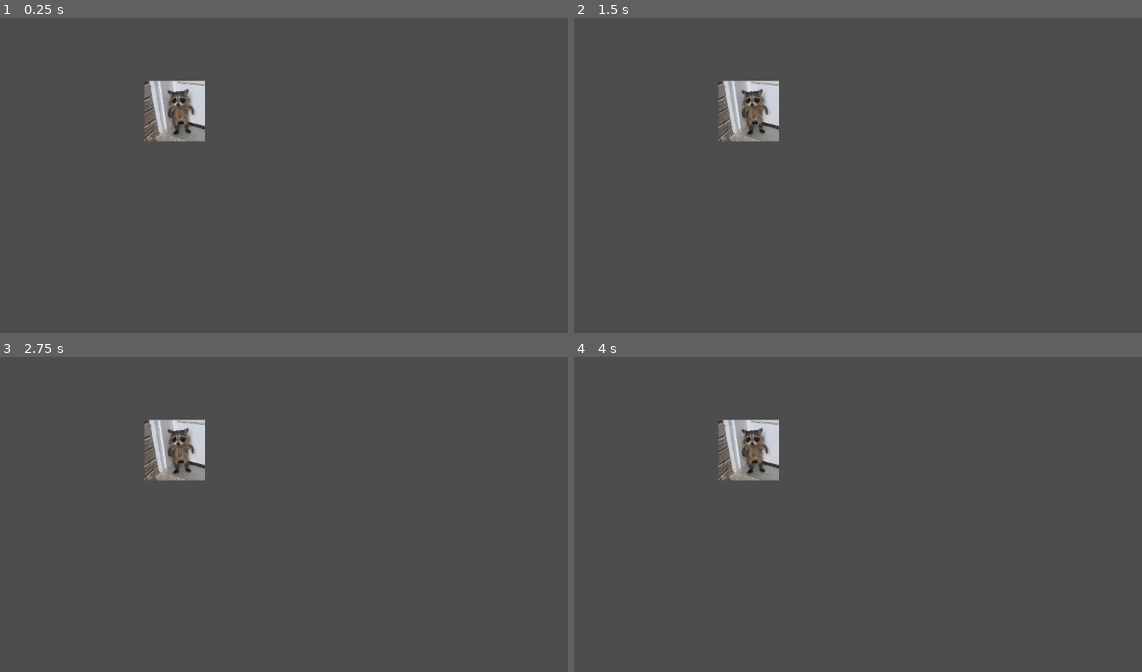
Above: before the commit, frames 1-4 (two rows, left to right).
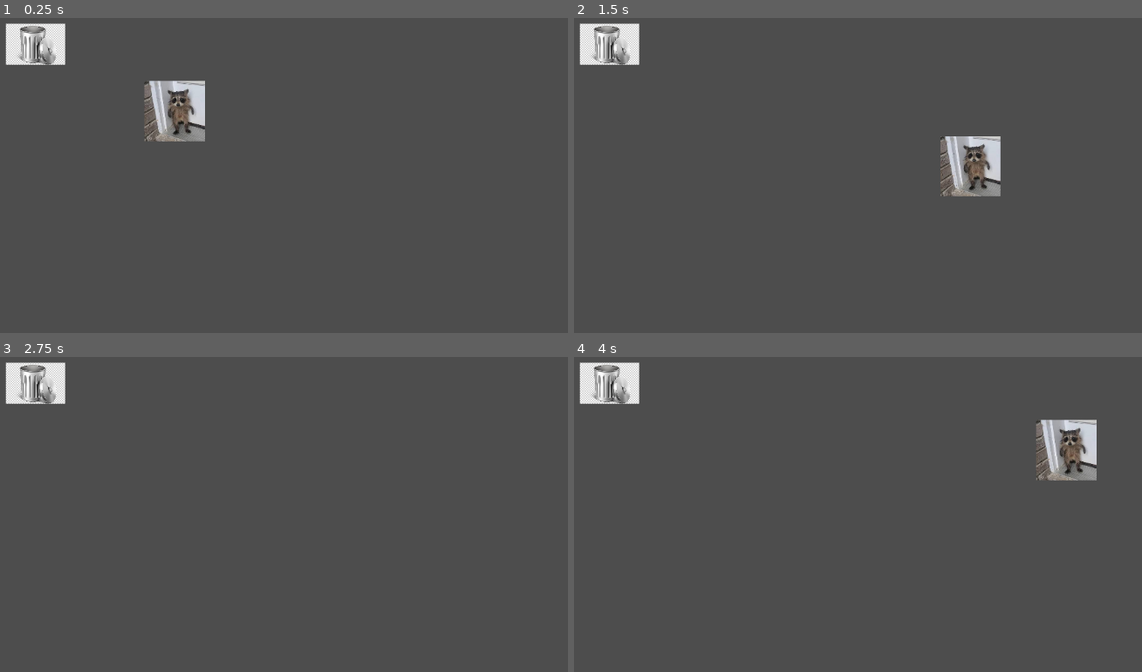
Above: after the commit, the same moments.

Repository: pudgypoultry/brackeysjam2025
Game: Godot game, scene res://Sandboxes/AndrewSandbox/TestSandbox.tscn
Two runs of this game, one before a commit and one after it. Both use one fixed random seed, a clock stepped at 60 frames per second and the inputs below. This scene is started directly instead of the project's main scene.
Inputs:
- Up to frame 1 (0.25 s): no input
- Up to frame 2 (1.5 s): tap Enter at 0.5 s; hold D (MoveRight) 0.53-1.28 s; tap E (Interact) at 0.6, 1.35 s; hold S (MoveDown) from 1.28 s (still down)
- Up to frame 3 (2.75 s): release S (MoveDown) at 2.03 s; hold D (MoveRight) from 2.03 s (still down); tap E (Interact) at 2.1 s
- Up to frame 4 (4 s): release D (MoveRight) at 2.78 s; hold W (MoveUp) 2.78-3.53 s; tap E (Interact) at 2.85, 3.6 s; tap Space at 3.5 s; hold A (MoveLeft) from 3.53 s (still down)

The runs differ from the first frame. In frame 1, 1.4% of the frame differs, in the area x 0-12%, y 1-15%; in frame 2, 4.8%; in frame 3, 3.1%; in frame 4, 4.8%, in the area x 0-93%, y 1-40%.
Error before the commit: Parse Error: Too few arguments for "ApplyInput()" call. Expected at least 3 but received 2. (res://Sandboxes/AndrewSandbox/PlayerStateManager.gd:21)

Commit message:
Searching state + Interactables

Diff:
--- /dev/null
+++ b/Sandboxes/AndrewSandbox/Interactable.gd
@@ -0,0 +1,7 @@
+extends StaticBody2D
+
+class_name Interactable
+
+var responseString = "You are rummaging through a trash can"
+var leaveString = "Ok goodbye"
+var enterString = "Oh hey"
--- a/Sandboxes/AndrewSandbox/PlayerIdle.gd
+++ b/Sandboxes/AndrewSandbox/PlayerIdle.gd
@@ -11,7 +11,6 @@
 
 func Enter(oldState:State) -> void:
 	super(oldState)
-	stateManager.canRotate = true
 
 
 func Exit(newState:State) -> void:
@@ -29,5 +28,7 @@
 
 
 func InterpretInput(axisUD : float, axisLR : float, interacting : bool):
+	if interacting && stateManager.isNearInteractable:
+		Exit(searchingState)
 	if axisUD != 0 or axisLR != 0:
 		Exit(movingState)
--- a/Sandboxes/AndrewSandbox/PlayerMoving.gd
+++ b/Sandboxes/AndrewSandbox/PlayerMoving.gd
@@ -13,7 +13,7 @@
 
 func Enter(old_state:State) -> void:
 	super(old_state)
-	stateManager.canRotate = true
+
 
 
 func Exit(new_state:State) -> void:
@@ -30,6 +30,8 @@
 	super(delta)
 	parentCharacter.position += movementDirection * movementSpeed * delta
 
+
+
 # Called from parent StateManager
 func InterpretInput(axisUD : float, axisLR : float, interacting : bool):
 	#print("Poop")
@@ -37,5 +39,7 @@
 	movementDirection += axisUD * Vector2.UP
 	movementDirection += axisLR * Vector2.RIGHT
 	movementDirection = movementDirection.normalized()
+	if interacting && stateManager.isNearInteractable:
+		Exit(searchingState)
 	if axisUD == 0 and axisLR == 0:
 		Exit(idleState)
--- a/Sandboxes/AndrewSandbox/PlayerSearching.gd
+++ b/Sandboxes/AndrewSandbox/PlayerSearching.gd
@@ -13,7 +13,7 @@
 
 func Enter(old_state:State) -> void:
 	super(old_state)
-	stateManager.canRotate = true
+	print(stateManager.currentInteractable.responseString)
 
 
 func Exit(new_state:State) -> void:
@@ -33,10 +33,7 @@
 
 # Called from parent StateManager
 func InterpretInput(axisUD : float, axisLR : float, interacting : bool):
-	#print("Poop")
-	movementDirection = Vector2.ZERO
-	movementDirection += axisUD * Vector2.UP
-	movementDirection += axisLR * Vector2.RIGHT
-	movementDirection = movementDirection.normalized()
-	if axisUD == 0 and axisLR == 0:
+	if axisUD == 0 and axisLR == 0 && interacting:
 		Exit(idleState)
+	elif interacting:
+		Exit(movingState)
--- a/Sandboxes/AndrewSandbox/PlayerStateManager.gd
+++ b/Sandboxes/AndrewSandbox/PlayerStateManager.gd
@@ -1,12 +1,13 @@
 extends StateManager
+
+@export var interactableChecker : Area2D
 
 var forwardBackward : float = 0.0
 var leftRight : float = 0.0
-var cameraRotationAmountX : float = 0.0
-var mouseSensitivityMultiplier = 0.005
 var tryingToInteract : bool = false
 var parentCharacter : StaticBody2D
-var canRotate : bool = true
+var isNearInteractable : bool = false
+var currentInteractable : Node = null
 
 
 func _ready():
@@ -18,8 +19,9 @@
 
 func _process(delta):
 	HandleInput(delta)
-	ApplyInput(forwardBackward, leftRight)
+	ApplyInput(forwardBackward, leftRight, tryingToInteract)
 	currentState.Update(delta)
+
 
 
 func _physics_process(delta: float) -> void:
@@ -34,4 +36,19 @@
 
 
 func ApplyInput(axisUD : float, axisLR : float, interacting : bool):
-	currentState.InterpretInput(axisUD, axisLR)
+	currentState.InterpretInput(axisUD, axisLR, interacting)
+
+
+
+func InteractableReady(interactable : Node2D):
+	if interactable is Interactable:
+		isNearInteractable = true
+		currentInteractable = interactable
+		print(currentInteractable.enterString)
+
+
+func InteractableUneady(interactable : Node2D):
+	if interactable is Interactable:
+		print(currentInteractable.leaveString)
+		isNearInteractable = false
+		currentInteractable = null
--- a/Sandboxes/AndrewSandbox/RaccoonController.tscn
+++ b/Sandboxes/AndrewSandbox/RaccoonController.tscn
@@ -7,6 +7,9 @@
 [ext_resource type="Script" uid="uid://cq54u7bx5a3rv" path="res://Sandboxes/AndrewSandbox/PlayerSearching.gd" id="5_mxtes"]
 
 [sub_resource type="RectangleShape2D" id="RectangleShape2D_x4wuc"]
+
+[sub_resource type="CircleShape2D" id="CircleShape2D_mxtes"]
+radius = 37.0135
 
 [sub_resource type="SpriteFrames" id="SpriteFrames_0l8a3"]
 animations = [{
@@ -21,15 +24,21 @@
 
 [node name="RaccoonController" type="StaticBody2D"]
 
-[node name="CollisionShape2D" type="CollisionShape2D" parent="."]
+[node name="RaccoonCollision" type="CollisionShape2D" parent="."]
 shape = SubResource("RectangleShape2D_x4wuc")
+
+[node name="InteractableChecker" type="Area2D" parent="."]
+
+[node name="InteractableCollision" type="CollisionShape2D" parent="InteractableChecker"]
+shape = SubResource("CircleShape2D_mxtes")
 
 [node name="Sprite" type="AnimatedSprite2D" parent="."]
 scale = Vector2(0.2, 0.2)
 sprite_frames = SubResource("SpriteFrames_0l8a3")
 
-[node name="StateManager" type="Node" parent="." node_paths=PackedStringArray("initialState")]
+[node name="StateManager" type="Node" parent="." node_paths=PackedStringArray("interactableChecker", "initialState")]
 script = ExtResource("2_7t7oy")
+interactableChecker = NodePath("../InteractableChecker")
 initialState = NodePath("PlayerIdle")
 
 [node name="PlayerIdle" type="Node" parent="StateManager" node_paths=PackedStringArray("movingState", "searchingState")]
@@ -46,3 +55,6 @@
 script = ExtResource("5_mxtes")
 idleState = NodePath("../PlayerIdle")
 movingState = NodePath("../PlayerMoving")
+
+[connection signal="body_entered" from="InteractableChecker" to="StateManager" method="InteractableReady"]
+[connection signal="body_exited" from="InteractableChecker" to="StateManager" method="InteractableUneady"]
--- a/Sandboxes/AndrewSandbox/State.gd
+++ b/Sandboxes/AndrewSandbox/State.gd
@@ -10,14 +10,21 @@
 
 func Enter(oldState:State) -> void:
 	# called when the state is entered
-	oldState.Exit(self)
+	pass
+
+
 
 func Exit(newState:State) -> void:
 	# called when the state is exited
 	Transitioned.emit(self, newState)
+	newState.Enter(self)
+
+
 
 func Update(delta) -> void:
 	pass
 
+
+
 func PhysicsUpdate(delta) -> void:
 	pass
--- a/Sandboxes/AndrewSandbox/TestSandbox.tscn
+++ b/Sandboxes/AndrewSandbox/TestSandbox.tscn
@@ -1,9 +1,28 @@
-[gd_scene load_steps=2 format=3 uid="uid://dm11ojeiuoyol"]
+[gd_scene load_steps=5 format=3 uid="uid://dm11ojeiuoyol"]
 
 [ext_resource type="PackedScene" uid="uid://dniscs7pmoue0" path="res://Sandboxes/AndrewSandbox/RaccoonController.tscn" id="1_wc5t2"]
+[ext_resource type="Texture2D" uid="uid://d18k2cpyqcmop" path="res://Assets/TrashCan.jpg" id="2_4flx6"]
+[ext_resource type="Script" uid="uid://8q6kqhqb6p8" path="res://Sandboxes/AndrewSandbox/Interactable.gd" id="2_t0044"]
+
+[sub_resource type="RectangleShape2D" id="RectangleShape2D_wc5t2"]
+size = Vector2(20, 13.4)
 
 [node name="TestSandbox" type="Node2D"]
 
 [node name="RaccoonController" parent="." instance=ExtResource("1_wc5t2")]
 position = Vector2(502, 280)
 scale = Vector2(2.20693, 2.20693)
+
+[node name="TrashCan" type="StaticBody2D" parent="."]
+position = Vector2(272, 169)
+scale = Vector2(5, 5)
+script = ExtResource("2_t0044")
+
+[node name="CollisionShape2D" type="CollisionShape2D" parent="TrashCan"]
+position = Vector2(0, 0.100001)
+scale = Vector2(1, 1)
+shape = SubResource("RectangleShape2D_wc5t2")
+
+[node name="Sprite2D" type="Sprite2D" parent="TrashCan"]
+scale = Vector2(0.0270594, 0.0270594)
+texture = ExtResource("2_4flx6")
Binary file added: Assets/TrashCan.jpg
Not shown, added: Assets/TrashCan.jpg.import
Not shown, added: Sandboxes/AndrewSandbox/Interactable.gd.uid
Not shown: 1 places in Sandboxes/AndrewSandbox/RaccoonController.tscn that only renumber resources
Not shown, added: Sandboxes/AndrewSandbox/TestSandbox.tscn76816329331.tmp
